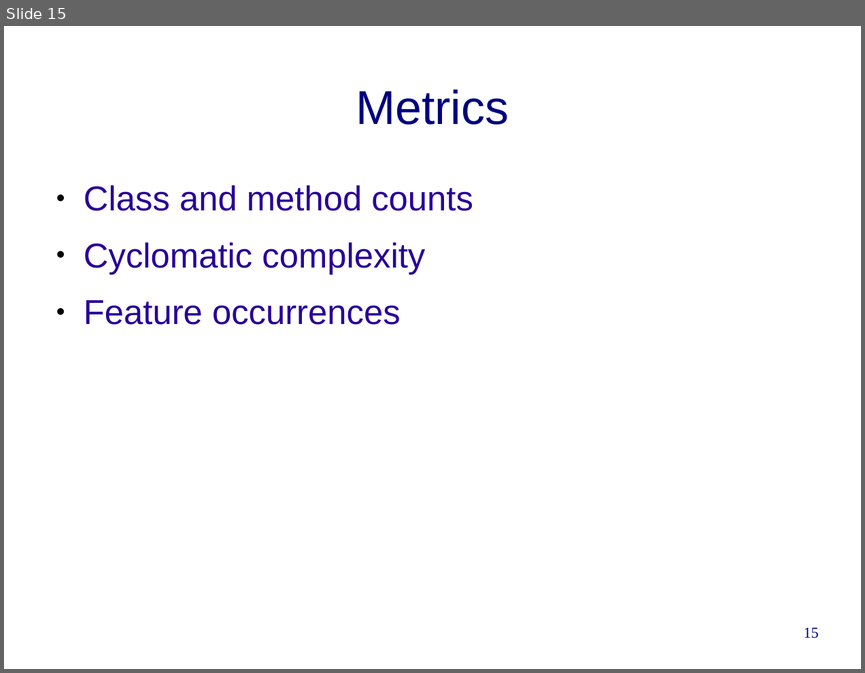
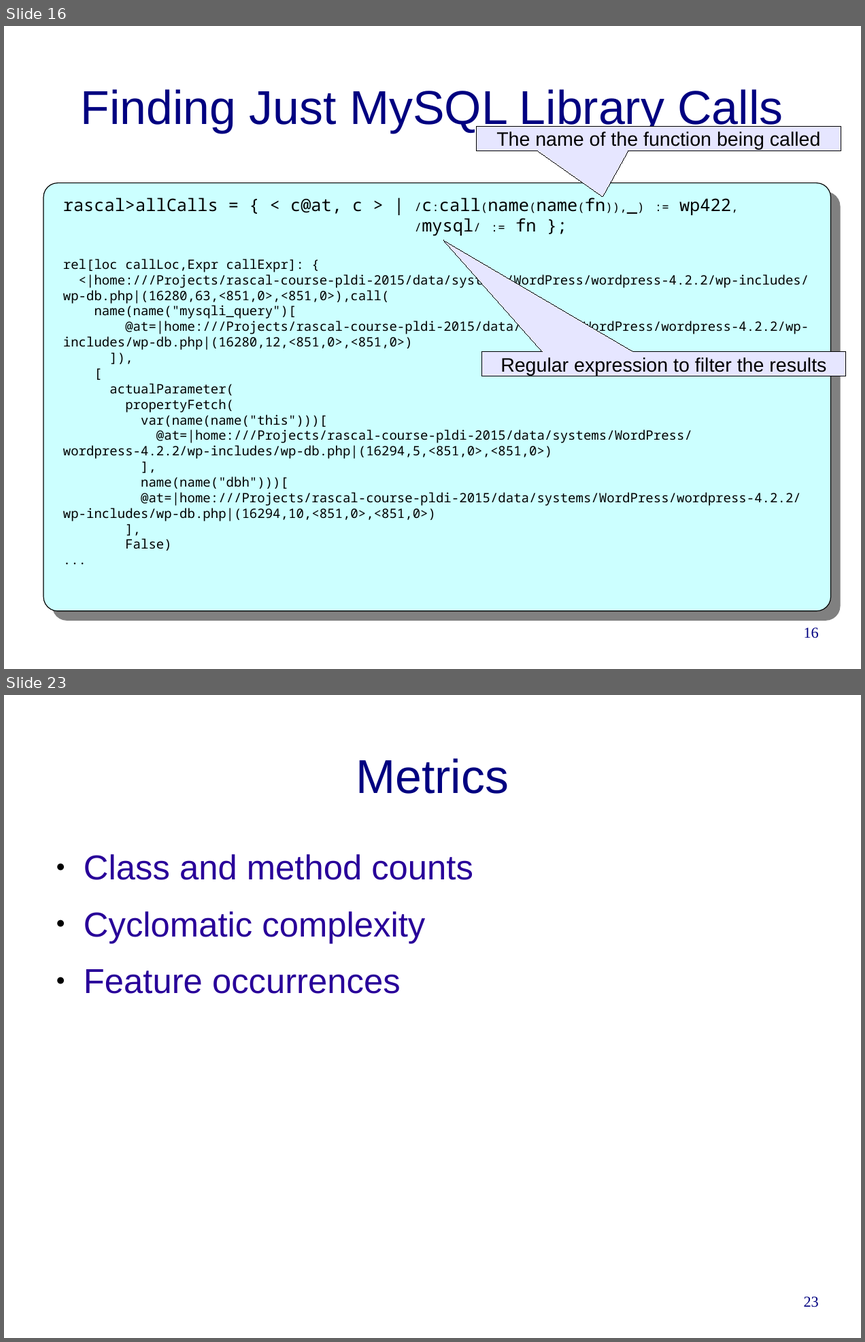
Before and after one commit to cwi-swat/rascal-course-pldi-2015, a slide deck: presentations/PHP-analysis.odp. Shown one above the other, each under a label of ours: slide 15 before the commit, slides 16 and 23 after it; the slides between them are not shown. The pictures are 865x673 and 865x1342 pixels, drawn with LibreOffice and Linux fonts; fonts in the diff are those of the drawing; background and template pictures are left out. Boxes give left, top, right and bottom in pixels: in the first picture for what was removed or moved away, otherwise in the second. Text is boxed around its words. In the diff, an @@ line names an element or a change of style, - is before the commit and + after.

```diff
--- a/presentations/PHP-analysis.odp
+++ b/presentations/PHP-analysis.odp
@@ slide 16 added at [4, 26, 861, 669], background #FFFFFF @@
@@ title added at [81, 89, 783, 133], 44 pt, text #000080 @@
+Finding Just MySQL Library Calls
@@ speech box added at [477, 126, 841, 151], fill #E6E6FF, outline #000000 0 pt, 18 pt, text #000000 @@
+The name of the function being called
@@ rounded rectangle added at [43, 183, 832, 611], fill #CCFFFF, outline #000000 0.74 pt @@
@@ text added at [63, 195, 809, 550], 12 pt, text #000000 @@
+rascal>allCalls = { < c@at, c > | /c:call(name(name(fn)),_) := wp422,
+/mysql/ := fn };
+rel[loc callLoc,Expr callExpr]: {
+<|home:///Projects/rascal-course-pldi-2015/data/systems/WordPress/wordpress-4.2.2/wp-includes/wp-db.php|(16280,63,<851,0>,<851,0>),call(
+name(name("mysqli_query")[
+@at=|home:///Projects/rascal-course-pldi-2015/data/systems/WordPress/wordpress-4.2.2/wp-includes/wp-db.php|(16280,12,<851,0>,<851,0>)
+]),
+[
+actualParameter(
+propertyFetch(
+var(name(name("this")))[
+@at=|home:///Projects/rascal-course-pldi-2015/data/systems/WordPress/wordpress-4.2.2/wp-includes/wp-db.php|(16294,5,<851,0>,<851,0>)
+],
+name(name("dbh")))[
+@at=|home:///Projects/rascal-course-pldi-2015/data/systems/WordPress/wordpress-4.2.2/wp-includes/wp-db.php|(16294,10,<851,0>,<851,0>)
+],
+False)
+...
@@ speech box added at [482, 352, 847, 377], fill #E6E6FF, outline #000000 0 pt, 18 pt, text #000000 @@
+Regular expression to filter the results
@@ page number added at [804, 627, 819, 638], 14 pt, text #000080 @@
+16
@@ what was slide 15 is now slide 23 @@
@@ page number at [804, 1296, 819, 1307]: text changed @@
-15
+23
```
Also in this commit, not shown: 6 slides changed, 15 other slides added, 9 slides removed, 1 other file.
